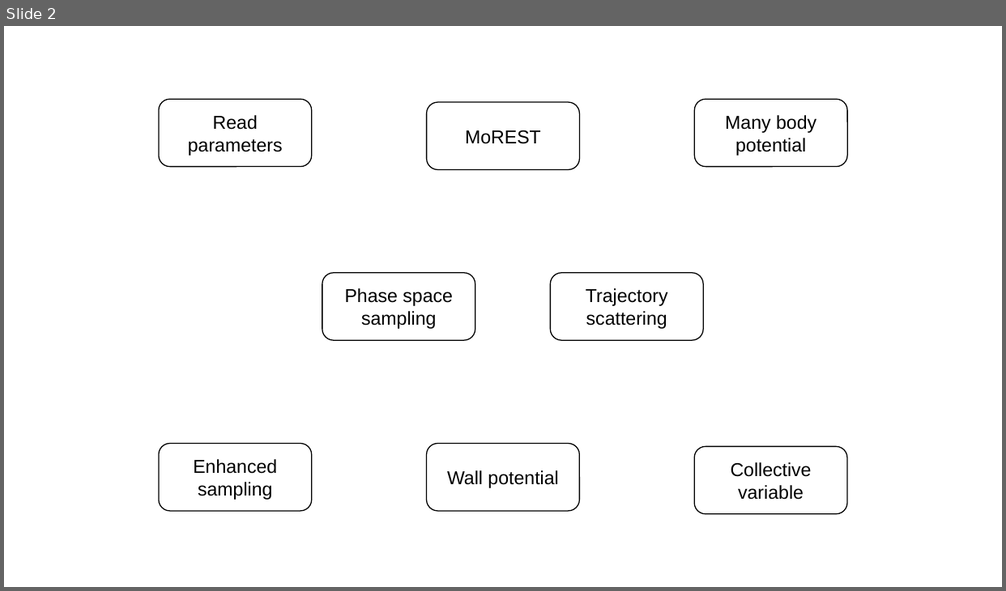
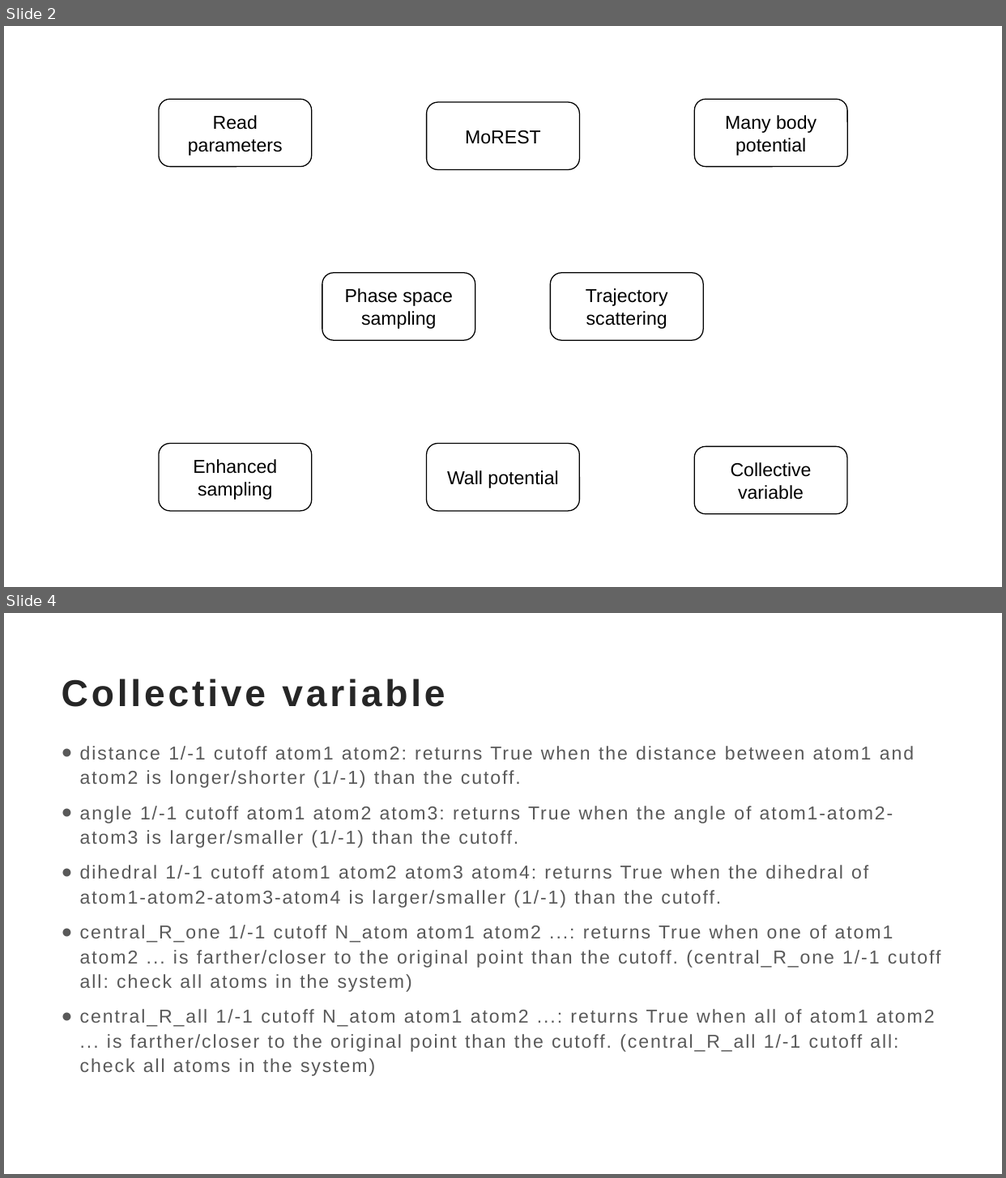
Before and after one commit to onewhich/MoREST-v0.1, a slide deck: log/MoREST_module.pptx. Shown one above the other, each under a label of ours: slide 2 before the commit, slides 2 and 4 after it; the slides between them are not shown. The pictures are 1006x591 and 1006x1178 pixels, drawn with LibreOffice and Linux fonts; fonts in the diff are those of the drawing. Boxes give left, top, right and bottom in pixels: in the first picture for what was removed or moved away, otherwise in the second. Text is boxed around its words. In the diff, an @@ line names an element or a change of style, - is before the commit and + after.

Commit message:
add central_R_one collective variable

```diff
--- a/log/MoREST_module.pptx
+++ b/log/MoREST_module.pptx
@@ slide 4 added at <box>4,613,1002,1174</box>, background #FFFFFF @@
@@ title added at <box>62,679,445,707</box>, 36 pt, text #262626, bold @@
+Collective variable
@@ text added at <box>80,746,941,1076</box>, 18 pt, text #595959 @@
+● distance 1/-1 cutoff atom1 atom2: returns True when the distance between atom1 and atom2 is longer/shorter (1/-1) than the cutoff.
+● angle 1/-1 cutoff atom1 atom2 atom3: returns True when the angle of atom1-atom2-atom3 is larger/smaller (1/-1) than the cutoff.
+● dihedral 1/-1 cutoff atom1 atom2 atom3 atom4: returns True when the dihedral of atom1-atom2-atom3-atom4 is larger/smaller (1/-1) than the cutoff.
+● central_R_one 1/-1 cutoff N_atom atom1 atom2 ...: returns True when one of atom1 atom2 ... is farther/closer to the original point than the cutoff. (central_R_one 1/-1 cutoff all: check all atoms in the system)
+● central_R_all 1/-1 cutoff N_atom atom1 atom2 ...: returns True when all of atom1 atom2 ... is farther/closer to the original point than the cutoff. (central_R_all 1/-1 cutoff all: check all atoms in the system)
```
Also in this commit, not shown: 1 other slide added, 1 slide removed, 5 other files.
